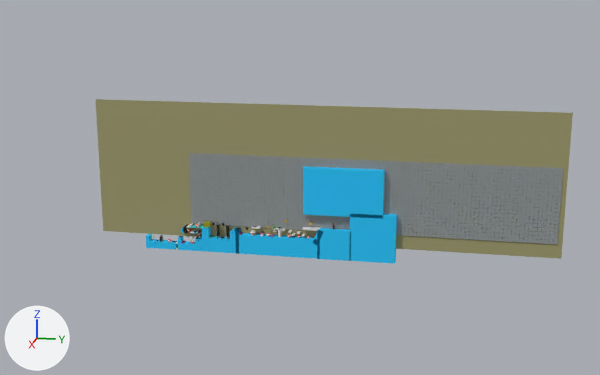
An edit to the Blender file scenes/Cheese.blend, drawn before and after from the same camera.
One viewpoint serves both versions: a 50 mm lens placed at (3369.0, 1420.0, 1134.0), pointed at (-15.0, 744.0, 288.0). Arrows for +X, +Y and +Z are at lower left; the lights stay in place. The picture after the commit comes second.

Names of what the first picture shows: 'Background', 'Level1-4', 'metaBallCube'.
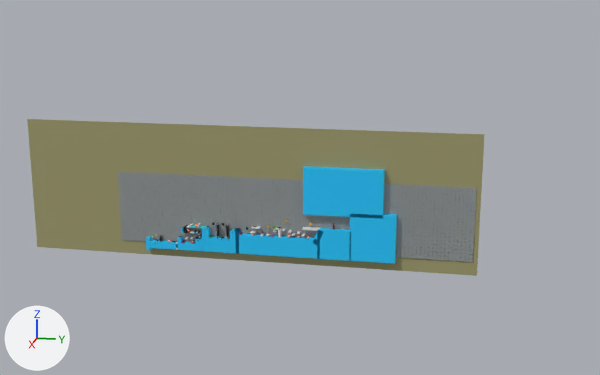
What the commit changed:
Object 'Background' (ob_background) moves from (-1.0, 333.0, 97.0) to (0.0, 0.0, 0.0).
Object 'Cheese_Wheel' (ob_cheese_wheel) moves from (0.0, 333.0, 108.0) to (0.0, 91.0, 41.0).
Object 'metaBallCube' (ob_metaballcube) is deleted.

Location of each change, (x1, y1, x2, y2) in pixels of the pictures (600 x 375 px):
'Background', moved: before (96, 99, 573, 259); after (27, 119, 485, 276)
'metaBallCube', deleted: before (204, 221, 211, 227)
